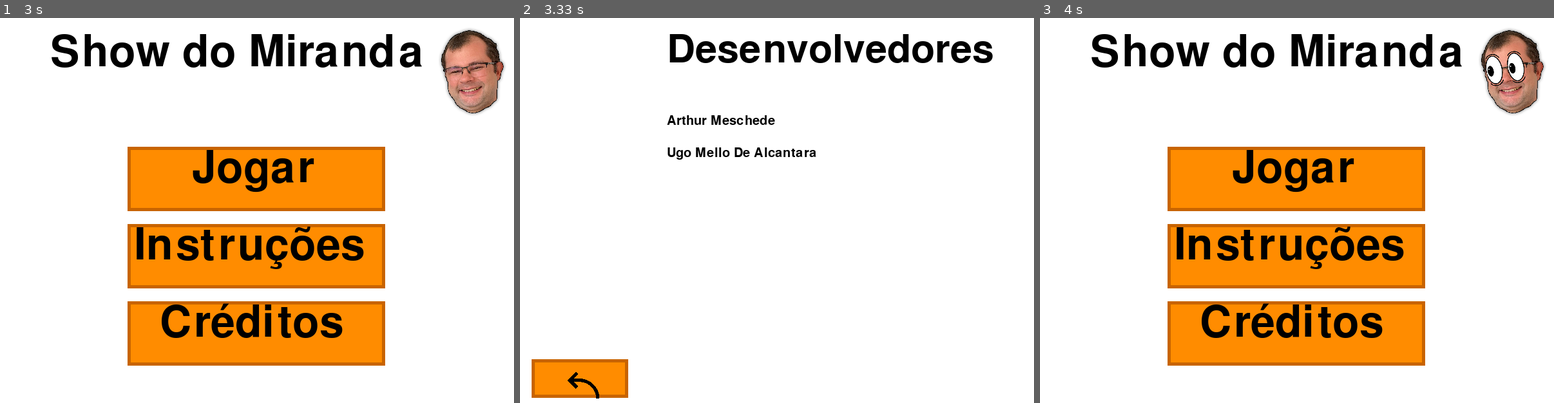
Above: before the commit, frames 1-3 (left to right).
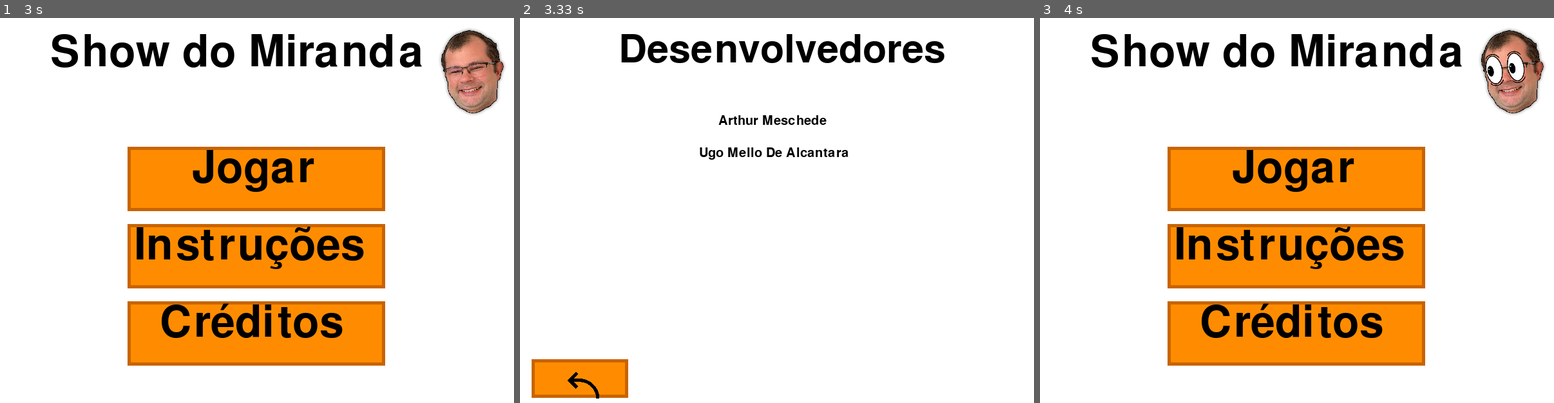
Above: after the commit, the same moments.

Repository: insper-classroom/devlife-23-1-projeto-pygame-ugo-e-arthur
Game: pygame game, started from jogo.py
Two runs of this game, one before a commit and one after it. Both use one fixed random seed, a clock stepped at 60 frames per second and the inputs below.
Inputs (mouse positions are in pixels of both pictures, inside the frame that each line leads up to):
- Up to frame 1 (3 s): click (257, 237) at 0.88 s; click (61, 379) at 1.22 s
- Up to frame 2 (3.33 s): click "Créditos" at 3.18 s
- Up to frame 3 (4 s): click (1101, 379) at 3.55 s

Frame 1 is identical in both runs. In frame 2, 3.5% of the frame differs, in the area x 19-92%, y 4-37%; in frame 3, nothing differs.

Commit message:
Organizacao Telas menu

Diff:
--- a/funcoes.py
+++ b/funcoes.py
@@ -31,21 +31,22 @@
                 mouse_pos = event.pos
                 if voltar.collidepoint(mouse_pos):
                     return  # Encerra a função e volta para a tela inicial
-
         # Desenha a tela de instruções
         tela.fill(branco)
         titulo = fonte_titulo.render('Instruções', True, preto)
         texto1 = fonte_texto.render('Bem-vindos ao Show do Miranda!!!', True, preto)
         texto2 = fonte_texto.render('Você deve responder corretamente as perguntas para ganhar o prêmio', True, preto)
-        texto3 = fonte_texto.render('Cada pergunta possui 4 alternativas, apenas uma delas esta correta', True, preto)
-        texto4 = fonte_texto.render('Use o mouse para selecionar a alternativa que você acha correta', True, preto)
+        texto3 = fonte_texto.render('Nosso jogo possui 15 perguntas! Com foco no cotidiano da Turma', True, preto)
+        texto4 = fonte_texto.render('A cada 5 perguntas acertadas, o jogador ganha 1 Miranca Coin', True, preto)
         texto5 = fonte_texto.render('Clique no botão "Jogar" para começar o jogo', True, preto)
+        texto6 = fonte_texto.render('Boa sorte!!!', True, preto)
         tela.blit(titulo, (230, 20))
         tela.blit(texto1, (230, 150))
         tela.blit(texto2, (25, 200))
-        tela.blit(texto3, (30, 250))
-        tela.blit(texto4, (50, 300))
-        tela.blit(texto5, (160, 350))
+        tela.blit(texto3, (45, 250))
+        tela.blit(texto4, (60, 300))
+        tela.blit(texto5, (160, 350))
+        tela.blit(texto6, (450, 500))
         # interface Retangulo
         pygame.draw.rect(tela, laranja, voltar)
         pygame.draw.rect(tela, laranja_escuro, voltar, 5)
@@ -94,9 +95,10 @@
         titulo = fonte_titulo.render('Desenvolvedores', True, preto)
         texto1 = fonte_texto.render('Arthur Meschede', True, preto)
         texto2 = fonte_texto.render('Ugo Mello De Alcantara', True, preto)
-        tela.blit(titulo, (230, 20))
-        tela.blit(texto1, (230, 150))
-        tela.blit(texto2, (230, 200))
+
+        tela.blit(titulo, (155, 20))
+        tela.blit(texto1, (310, 150))
+        tela.blit(texto2, (280, 200))
        # interface Retangulo
         pygame.draw.rect(tela, laranja, voltar)
         pygame.draw.rect(tela, laranja_escuro, voltar, 5)
